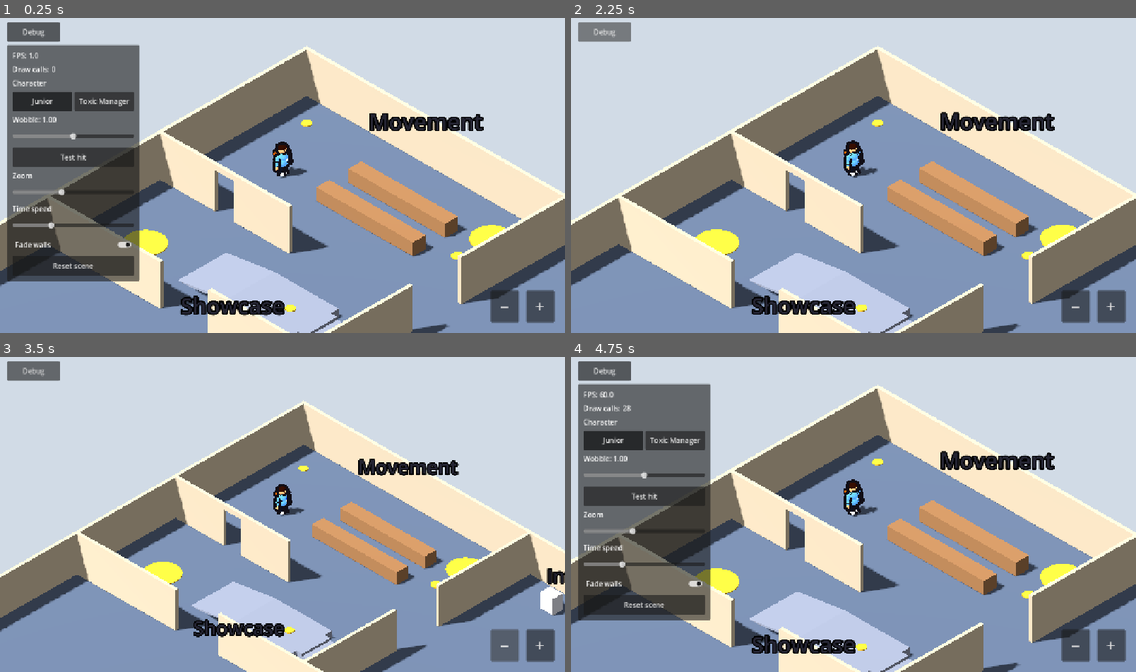
Above: before the commit, frames 1-4 (two rows, left to right).
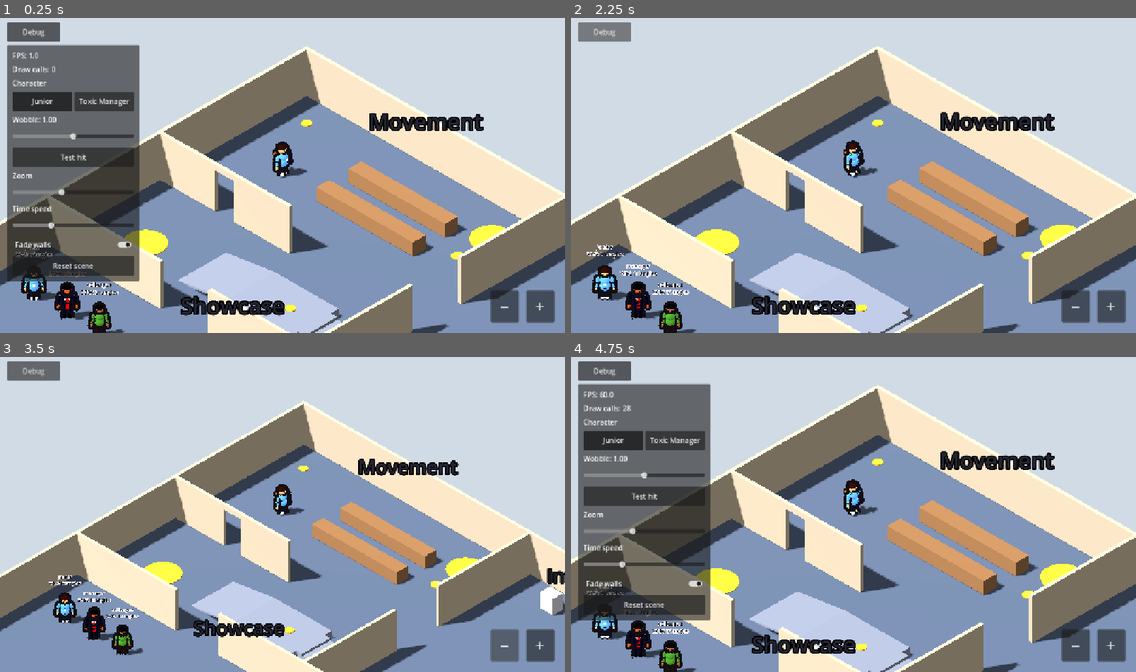
Above: after the commit, the same moments.

Repository: zero-state-studio/CHO
Game: Godot game, scene res://game/levels/demo/demo.tscn
Two runs of this game, one before a commit and one after it. Both use one fixed random seed, a clock stepped at 60 frames per second and the inputs below.
Inputs:
- Up to frame 1 (0.25 s): no input
- Up to frame 2 (2.25 s): click "−" at 0.5 s; click "+" at 1.25 s; click "Debug" at 2 s
- Up to frame 3 (3.5 s): click "−" at 2.75 s
- Up to frame 4 (4.75 s): click "+" at 3.5 s; click "Debug" at 4.25 s

The runs differ from the first frame. In frame 1, 1.4% of the frame differs, in the area x 2-23%, y 72-100%; in frame 2, 1.6%, in the area x 2-23%, y 71-100%; in frame 3, 1.3%; in frame 4, 1.4%.

Commit message:
Tappa 8: vetrina che si popola da sola
- Showcase legge game/characters/ (tranne il corpo base) e assets/models/
  con ResourceLoader.list_directory, che funziona anche nella build
  esportata, e mette tutto in fila girato verso la telecamera.
- Etichetta con nome e numero di triangoli; se un oggetto supera il budget
  delle specifiche §6.2 (1.500 per gli oggetti, 3.000 per i personaggi)
  l'etichetta è rossa e dice "Fuori budget!", non solo col colore.
- Ogni oggetto ha un ostacolo a scatola che entra nella navmesh.
- Il collega messo a mano nella zona vetrina è sostituito dalla vetrina.
- tests/demo_showcase.gd: personaggi presenti e nel budget, conteggio dei
  triangoli su modelli finti (tests/fixtures/models).

Co-Authored-By: Claude Opus 5.5 <noreply@anthropic.com>

Diff:
--- a/game/levels/demo/demo.tscn
+++ b/game/levels/demo/demo.tscn
@@ -3,7 +3,6 @@
 [ext_resource type="Script" path="res://game/levels/demo/demo.gd" id="demo"]
 [ext_resource type="PackedScene" path="res://game/characters/junior/junior.tscn" id="junior"]
 [ext_resource type="PackedScene" path="res://game/characters/manager/manager.tscn" id="manager"]
-[ext_resource type="PackedScene" path="res://game/characters/npc/colleague.tscn" id="colleague"]
 [ext_resource type="Script" path="res://game/levels/demo/level_block.gd" id="block"]
 [ext_resource type="Script" path="res://game/levels/demo/level_stairs.gd" id="stairs"]
 [ext_resource type="Script" path="res://game/levels/demo/click_target.gd" id="target"]
@@ -19,6 +18,7 @@
 [ext_resource type="PackedScene" path="res://game/props/collapse_button/collapse_button.tscn" id="collapse"]
 [ext_resource type="Script" path="res://game/props/physics/physics_prop.gd" id="prop"]
 [ext_resource type="Script" path="res://game/props/paper_launcher/paper_launcher.gd" id="launcher"]
+[ext_resource type="Script" path="res://game/levels/demo/showcase.gd" id="showcase"]
 
 [sub_resource type="Environment" id="Environment_demo"]
 background_mode = 1
@@ -321,6 +321,10 @@
 mass = 4.0
 angular_damp = 0.2
 
+[node name="Showcase" type="Node3D" parent="NavigationRegion3D"]
+transform = Transform3D(1, 0, 0, 0, 1, 0, 0, 0, 1, -22, 0, 3.5)
+script = ExtResource("showcase")
+
 [node name="Targets" type="Node3D" parent="."]
 
 [node name="BigOpen" type="StaticBody3D" parent="Targets"]
@@ -405,9 +409,6 @@
 outline_size = 24
 modulate = Color(0.15, 0.15, 0.2, 1)
 
-[node name="Colleague" parent="." instance=ExtResource("colleague")]
-transform = Transform3D(0.707107, 0, 0.707107, 0, 1, 0, -0.707107, 0, 0.707107, -12, 0.05, 5)
-
 [node name="SpawnPoint" type="Marker3D" parent="."]
 transform = Transform3D(0, 0, 1, 0, 1, 0, -1, 0, 0, -20.5, 0.05, -11)
 
--- /dev/null
+++ b/game/levels/demo/showcase.gd
@@ -0,0 +1,189 @@
+class_name Showcase
+extends Node3D
+## Vetrina del livello demo: mette in fila tutti i personaggi (scene in
+## game/characters/, tranne il corpo base) e tutti i modelli di assets/models/, con
+## nome e numero di triangoli, per confrontare scala e stile. Si popola da sola
+## all'avvio leggendo le cartelle (anche nella build esportata). Ogni oggetto ha un
+## ostacolo a forma di scatola, così entra nella navmesh e non lo si attraversa.
+
+## Cartella dei modelli, letta con le sottocartelle.
+@export_dir var models_root: String = "res://assets/models"
+## Cartella delle scene dei personaggi.
+@export_dir var characters_root: String = "res://game/characters"
+## Sottocartelle dei personaggi da saltare (il corpo base non è un personaggio).
+@export var excluded_character_dirs: PackedStringArray = PackedStringArray(["rubber"])
+## Estensioni dei file da mettere in vetrina.
+@export var model_extensions: PackedStringArray = PackedStringArray(["glb", "gltf", "tscn", "scn"])
+## Spazio libero tra un oggetto e l'altro, in metri.
+@export var item_gap: float = 1.0
+## Lunghezza massima di una fila, in metri; poi si va a capo.
+@export var max_row_length: float = 20.0
+## Distanza tra le file, in metri.
+@export var row_gap: float = 3.0
+## Rotazione degli oggetti, in gradi: 45 li gira verso la telecamera isometrica.
+@export var item_yaw_degrees: float = 45.0
+## Budget di triangoli (specifiche §6.2).
+@export var prop_triangle_budget: int = 1500
+@export var character_triangle_budget: int = 3000
+@export var label_color: Color = Color(0.1, 0.1, 0.14)
+@export var over_budget_color: Color = Color(0.85, 0.1, 0.1)
+
+## Elenco di ciò che è in vetrina: nome, percorso, triangoli, fuori budget.
+var entries: Array[Dictionary] = []
+
+var _cursor := Vector2.ZERO
+var _row_depth: float = 0.0
+
+
+func _ready() -> void:
+	populate()
+
+
+func populate() -> void:
+	for child: Node in get_children():
+		child.queue_free()
+	entries.clear()
+	_cursor = Vector2.ZERO
+	_row_depth = 0.0
+	for path: String in _find_files(characters_root, PackedStringArray(["tscn"]), excluded_character_dirs):
+		_add_item(path, true)
+	_new_row()
+	for path: String in _find_files(models_root, model_extensions, PackedStringArray()):
+		_add_item(path, false)
+
+
+## Conta i triangoli di tutte le mesh sotto node.
+static func count_triangles(node: Node) -> int:
+	var total: int = 0
+	var mesh_instance := node as MeshInstance3D
+	if mesh_instance and mesh_instance.mesh:
+		total += mesh_instance.mesh.get_faces().size() / 3
+	for child: Node in node.get_children():
+		total += count_triangles(child)
+	return total
+
+
+func _add_item(path: String, is_character: bool) -> void:
+	var resource: Resource = load(path)
+	var item: Node3D = _instantiate(resource)
+	if item == null:
+		push_warning("Vetrina: non riesco a mostrare %s" % path)
+		return
+	var holder := Node3D.new()
+	holder.name = path.get_file().get_basename()
+	add_child(holder)
+	holder.add_child(item)
+	item.rotation.y = deg_to_rad(item_yaw_degrees)
+	if is_character:
+		_freeze_character(item)
+
+	var bounds: AABB = _local_bounds(item, holder)
+	var width: float = maxf(bounds.size.x, 0.3)
+	var depth: float = maxf(bounds.size.z, 0.3)
+	if _cursor.x > 0.0 and _cursor.x + width > max_row_length:
+		_new_row()
+	# L'oggetto si appoggia a terra, centrato nel suo spazio della fila.
+	holder.position = Vector3(_cursor.x + width * 0.5 - bounds.get_center().x, -bounds.position.y,
+			_cursor.y - bounds.get_center().z)
+	_cursor.x += width + item_gap
+	_row_depth = maxf(_row_depth, depth)
+	_add_obstacle(holder, bounds)
+
+	var triangles: int = count_triangles(item)
+	var budget: int = character_triangle_budget if is_character else prop_triangle_budget
+	var over_budget: bool = triangles > budget
+	entries.append({"name": holder.name, "path": path, "triangles": triangles, "over_budget": over_budget})
+	_add_label(holder, bounds, triangles, over_budget)
+
+
+func _instantiate(resource: Resource) -> Node3D:
+	if resource is PackedScene:
+		return (resource as PackedScene).instantiate() as Node3D
+	if resource is Mesh:
+		var mesh_instance := MeshInstance3D.new()
+		mesh_instance.mesh = resource
+		return mesh_instance
+	return null
+
+
+## Un personaggio in vetrina sta fermo e non urta niente: resta solo il corpo
+## gommoso, che respira e segue lo slider della gommosità.
+func _freeze_character(item: Node3D) -> void:
+	var body := item as CollisionObject3D
+	if body:
+		body.collision_layer = 0
+		body.collision_mask = 0
+	item.set_physics_process(false)
+
+
+func _add_obstacle(holder: Node3D, bounds: AABB) -> void:
+	var body := StaticBody3D.new()
+	body.collision_layer = 1
+	body.collision_mask = 0
+	var shape := CollisionShape3D.new()
+	var box := BoxShape3D.new()
+	box.size = Vector3(maxf(bounds.size.x, 0.3), maxf(bounds.size.y, 0.3), maxf(bounds.size.z, 0.3))
+	shape.shape = box
+	shape.position = bounds.get_center()
+	body.add_child(shape)
+	holder.add_child(body)
+
+
+func _add_label(holder: Node3D, bounds: AABB, triangles: int, over_budget: bool) -> void:
+	var label := Label3D.new()
+	# Il testo è già tradotto qui: il nome del file è un dato, non una chiave.
+	label.auto_translate_mode = Node.AUTO_TRANSLATE_MODE_DISABLED
+	var text: String = "%s\n%s" % [holder.name, tr("UI_DEMO_TRIANGLES").format({"count": triangles})]
+	if over_budget:
+		# Fuori budget: scritto, non solo colorato.
+		text += "\n" + tr("UI_DEMO_OVER_BUDGET")
+	label.text = text
+	label.modulate = over_budget_color if over_budget else label_color
+	label.outline_modulate = Color(1.0, 1.0, 1.0)
+	label.outline_size = 12
+	label.font_size = 40
+	label.pixel_size = 0.006
+	label.billboard = BaseMaterial3D.BILLBOARD_ENABLED
+	label.position = Vector3(bounds.get_center().x, bounds.end.y + 0.45, bounds.get_center().z)
+	holder.add_child(label)
+
+
+func _new_row() -> void:
+	if _cursor.x <= 0.0:
+		return
+	_cursor = Vector2(0.0, _cursor.y + _row_depth + row_gap)
+	_row_depth = 0.0
+
+
+## Ingombro di tutte le mesh sotto node, nello spazio di reference.
+func _local_bounds(node: Node, reference: Node3D) -> AABB:
+	var result := AABB()
+	var has_any: bool = false
+	var mesh_instance := node as MeshInstance3D
+	if mesh_instance and mesh_instance.mesh:
+		var to_reference: Transform3D = reference.global_transform.affine_inverse() * mesh_instance.global_transform
+		result = to_reference * mesh_instance.get_aabb()
+		has_any = true
+	for child: Node in node.get_children():
+		var child_bounds: AABB = _local_bounds(child, reference)
+		if child_bounds.size != Vector3.ZERO:
+			result = child_bounds if not has_any else result.merge(child_bounds)
+			has_any = true
+	return result
+
+
+## File con le estensioni indicate, cercati anche nelle sottocartelle, in ordine.
+func _find_files(root: String, extensions: PackedStringArray, excluded_dirs: PackedStringArray) -> PackedStringArray:
+	var found := PackedStringArray()
+	if not DirAccess.dir_exists_absolute(root):
+		return found
+	var names: PackedStringArray = ResourceLoader.list_directory(root)
+	names.sort()
+	for entry: String in names:
+		var path: String = root.path_join(entry.trim_suffix("/"))
+		if entry.ends_with("/"):
+			if not excluded_dirs.has(entry.trim_suffix("/")):
+				found.append_array(_find_files(path, extensions, excluded_dirs))
+		elif extensions.has(entry.get_extension().to_lower()):
+			found.append(path)
+	return found
--- a/localization/translations.csv
+++ b/localization/translations.csv
@@ -33,3 +33,5 @@
 UI_DEBUG_WOBBLE,Wobble: {value},Gommosità: {value}
 UI_DEBUG_CHARACTER,Character,Personaggio
 UI_DEBUG_TEST_HIT,Test hit,Prova urto
+UI_DEMO_TRIANGLES,{count} triangles,{count} triangoli
+UI_DEMO_OVER_BUDGET,Over budget!,Fuori budget!
--- /dev/null
+++ b/tests/demo_showcase.gd
@@ -0,0 +1,60 @@
+extends SceneTree
+## Test della vetrina del livello demo: i personaggi ci sono, con i triangoli nel
+## budget; una vetrina su modelli finti (tests/fixtures/models) conta i triangoli
+## giusti e segnala quello fuori budget.
+##
+## Uso: godot --headless --path . --fixed-fps 60 -s res://tests/demo_showcase.gd
+##
+## Le variabili sono Variant: questo script si compila prima degli autoload, quindi
+## non può nominare classi che usano DebugSettings.
+
+const DEMO_SCENE: String = "res://game/levels/demo/demo.tscn"
+const SHOWCASE_SCRIPT: String = "res://game/levels/demo/showcase.gd"
+const EXPECTED_CHARACTERS: PackedStringArray = ["colleague", "junior", "manager"]
+
+var _failures: int = 0
+
+
+func _initialize() -> void:
+	_run.call_deferred()
+
+
+func _run() -> void:
+	change_scene_to_file(DEMO_SCENE)
+	await process_frame
+	await process_frame
+	var demo: Variant = current_scene
+	var showcase: Variant = demo.get_node("NavigationRegion3D/Showcase")
+	var by_name: Dictionary = {}
+	for entry: Dictionary in showcase.entries:
+		by_name[entry["name"]] = entry
+		print("        vetrina: %-24s %5d triangoli%s" % [entry["name"], entry["triangles"],
+				"  FUORI BUDGET" if entry["over_budget"] else ""])
+	for character_name: String in EXPECTED_CHARACTERS:
+		_check("in vetrina: " + character_name, by_name.has(character_name))
+		if by_name.has(character_name):
+			var triangles: int = by_name[character_name]["triangles"]
+			_check(character_name + " tra 1.500 e 3.000 triangoli", triangles >= 1500 and triangles <= 3000)
+
+	# Vetrina di prova su modelli finti.
+	var fixture: Variant = (load(SHOWCASE_SCRIPT) as GDScript).new()
+	fixture.set("models_root", "res://tests/fixtures/models")
+	fixture.set("characters_root", "res://tests/fixtures/none")
+	demo.add_child(fixture)
+	await process_frame
+	var fixture_entries: Dictionary = {}
+	for entry: Dictionary in fixture.entries:
+		fixture_entries[entry["name"]] = entry
+	_check("modelli finti trovati", fixture_entries.size() == 2)
+	_check("scatola: 12 triangoli", fixture_entries.get("fixture_box", {}).get("triangles", -1) == 12)
+	_check("scatola nel budget", fixture_entries.get("fixture_box", {}).get("over_budget", true) == false)
+	_check("sfera densa fuori budget", fixture_entries.get("fixture_dense_sphere", {}).get("over_budget", false) == true)
+
+	print("Risultato: %d controlli falliti" % _failures)
+	quit(1 if _failures > 0 else 0)
+
+
+func _check(label: String, passed: bool) -> void:
+	print(("OK      " if passed else "FALLITO ") + label)
+	if not passed:
+		_failures += 1
--- /dev/null
+++ b/tests/fixtures/models/fixture_box.tscn
@@ -0,0 +1,7 @@
+[gd_scene load_steps=2 format=3]
+
+[sub_resource type="BoxMesh" id="BoxMesh_fixture"]
+size = Vector3(0.8, 0.6, 0.5)
+
+[node name="FixtureBox" type="MeshInstance3D"]
+mesh = SubResource("BoxMesh_fixture")
--- /dev/null
+++ b/tests/fixtures/models/fixture_dense_sphere.tscn
@@ -0,0 +1,10 @@
+[gd_scene load_steps=2 format=3]
+
+[sub_resource type="SphereMesh" id="SphereMesh_fixture"]
+radius = 0.4
+height = 0.8
+radial_segments = 64
+rings = 32
+
+[node name="FixtureDenseSphere" type="MeshInstance3D"]
+mesh = SubResource("SphereMesh_fixture")
Not shown, added: game/levels/demo/showcase.gd.uid
Not shown, added: tests/demo_showcase.gd.uid
